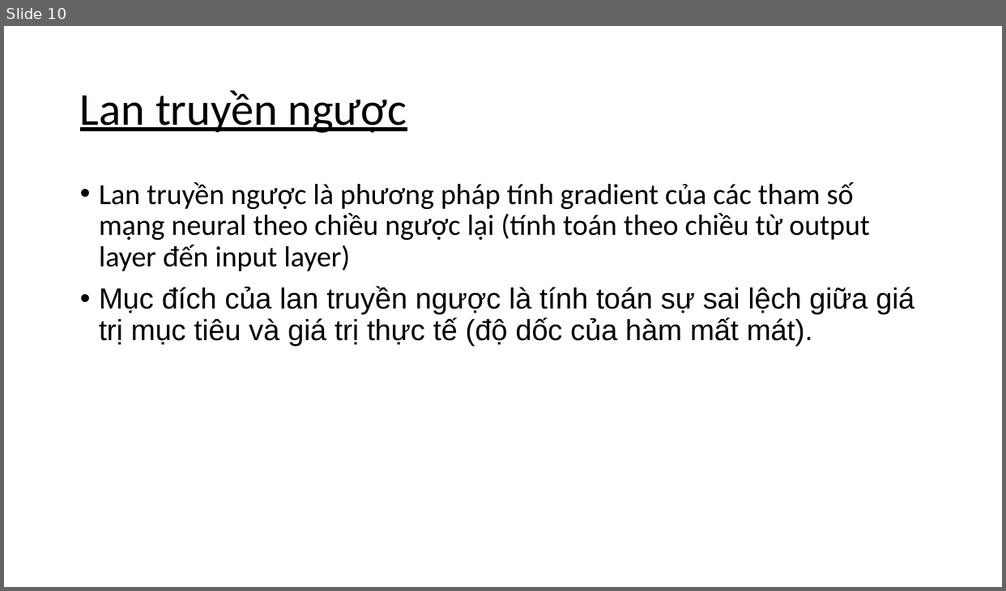
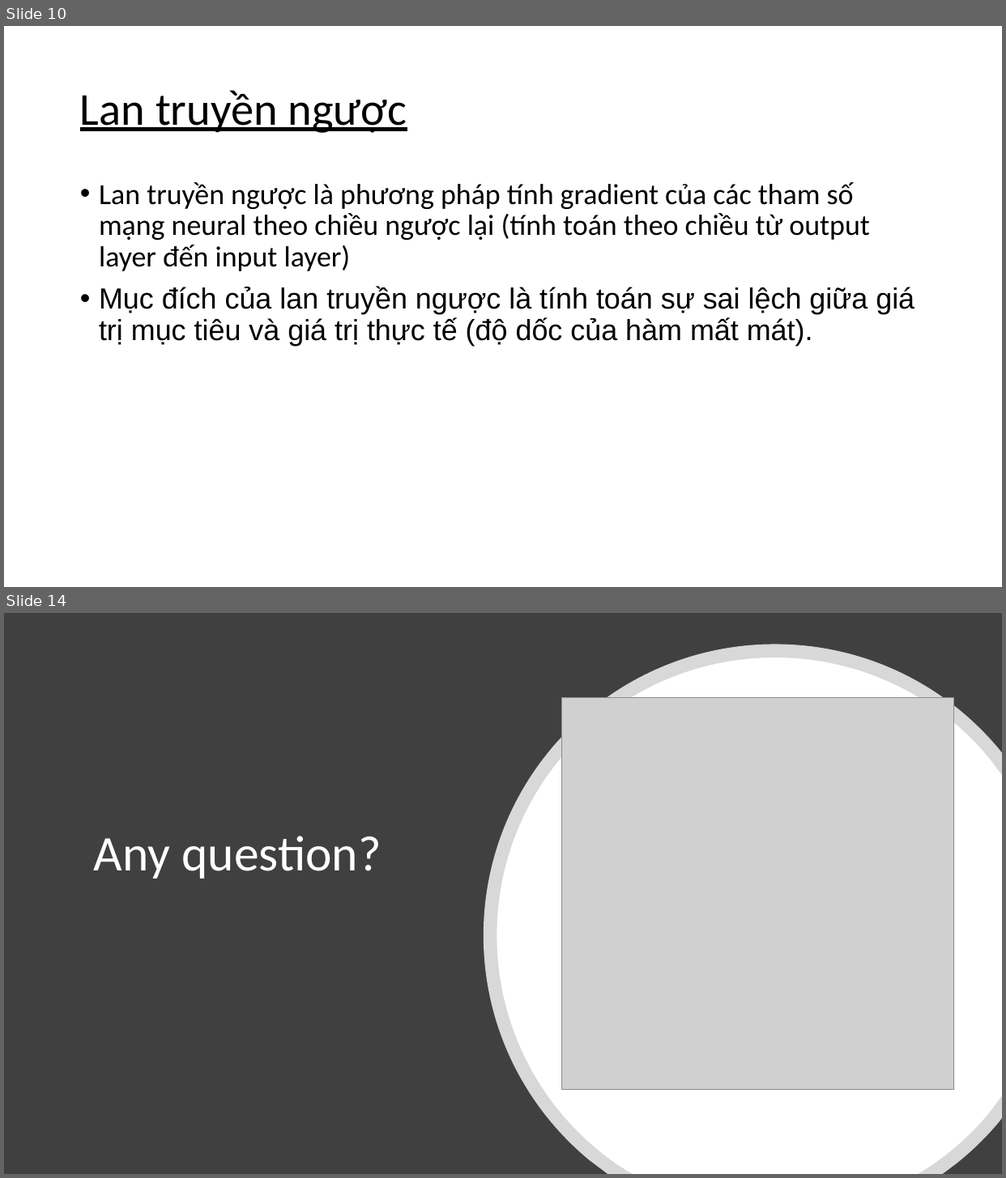
Before and after one commit to PhamTruongUit/Age-prediction, a slide deck: presentation.pptx. Shown one above the other, each under a label of ours: slide 10 before the commit, slides 10 and 14 after it; the slides between them are not shown. The pictures are 1006x591 and 1006x1178 pixels, drawn with LibreOffice and Linux fonts; fonts in the diff are those of the drawing; grey boxes stand for pictures. Boxes give left, top, right and bottom in pixels: in the first picture for what was removed or moved away, otherwise in the second. Text is boxed around its words. In the diff, an @@ line names an element or a change of style, - is before the commit and + after.

```diff
--- a/presentation.pptx
+++ b/presentation.pptx
@@ slide 14 added at [4,613,1002,1174], background #FFFFFF @@
@@ rectangle added at [4,613,1002,1174], fill #404040 @@
@@ freeform shape added at [484,645,1002,1174], fill #FFFFFF at 80% opacity @@
@@ freeform shape added at [496,658,1002,1174], fill #FFFFFF @@
@@ picture added at [562,698,954,1090] @@
@@ title added at [94,836,381,879], 48 pt, text #FFFFFF @@
+Any question?
```
Also in this commit, not shown: 5 slides changed, 2 other slides added, 1 slide removed.
